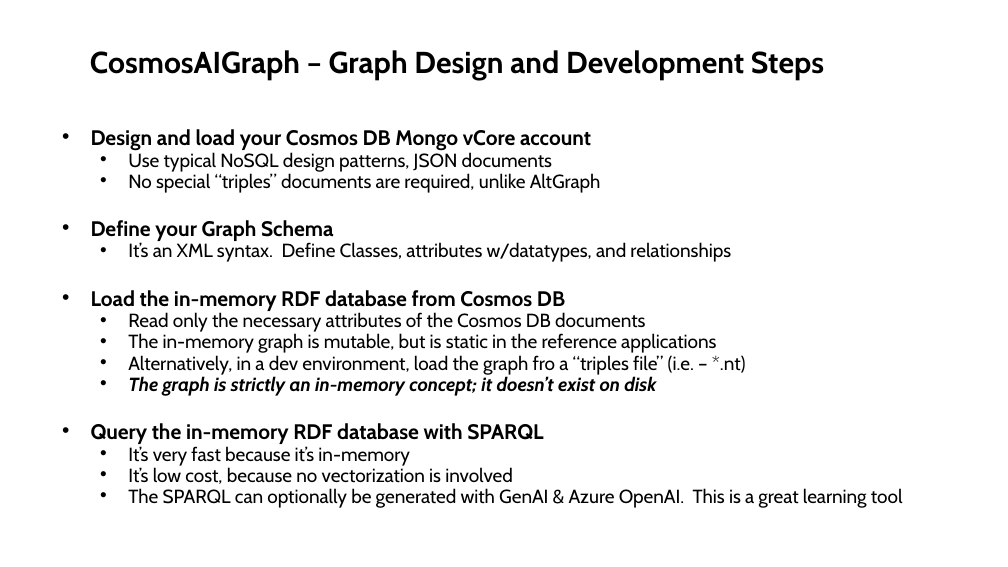
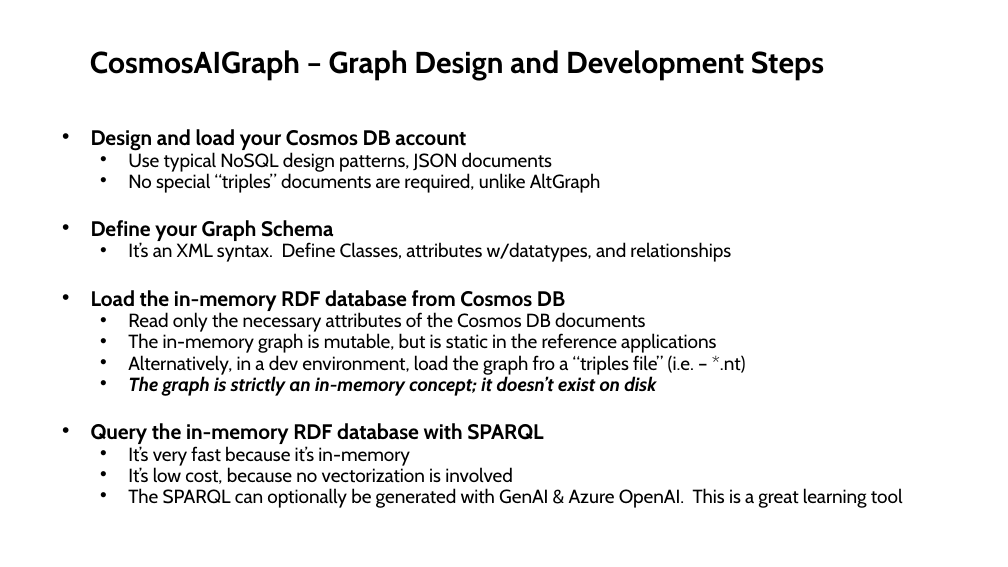
Before and after one commit to cjoakim/CosmosAIGraph, a slide deck: slide 5 of presentations/CosmosAIGraph-v2.pptx. Drawn at 1008x567 pixels with LibreOffice and Linux fonts; fonts in the diff are those of the drawing. Boxes give left, top, right and bottom in pixels: in the first picture for what was removed or moved away, otherwise in the second. Text is boxed around its words. In the diff, an @@ line names an element or a change of style, - is before the commit and + after.

```diff
--- a/presentations/CosmosAIGraph-v2.pptx
+++ b/presentations/CosmosAIGraph-v2.pptx
@@ subtitle at (91, 129, 466, 151): text changed @@
-• Design and load your Cosmos DB Mongo vCore account
+• Design and load your Cosmos DB account
```
Also in this commit, not shown: 5 other slides changed, 1 slide added, 1 slide removed, 27 other files.
